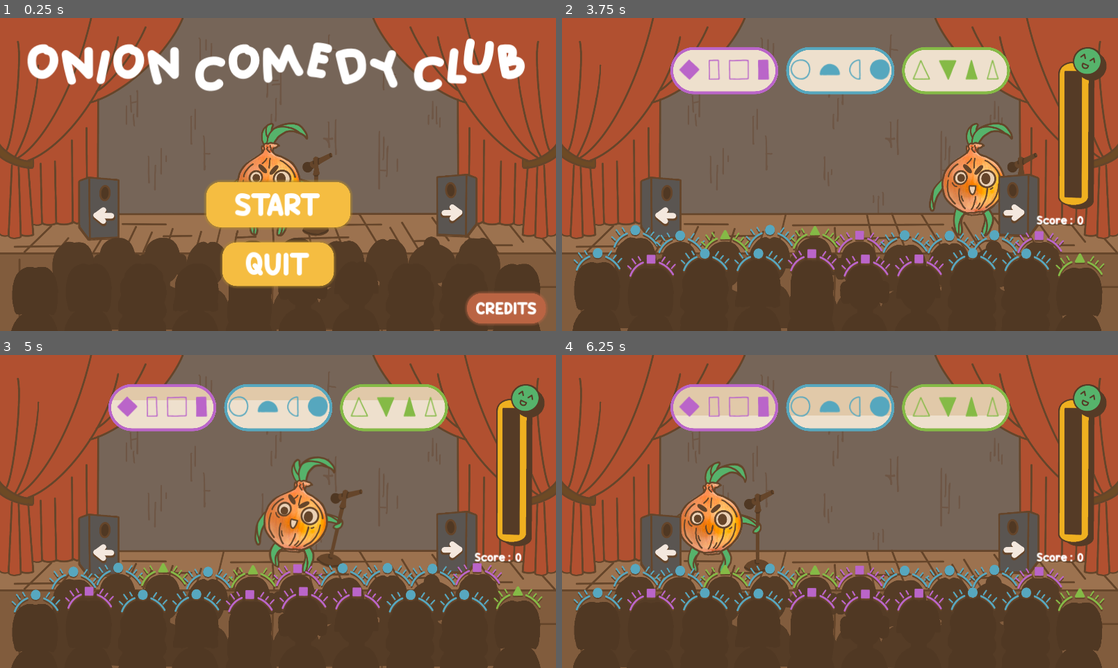
Above: before the commit, frames 1-4 (two rows, left to right).
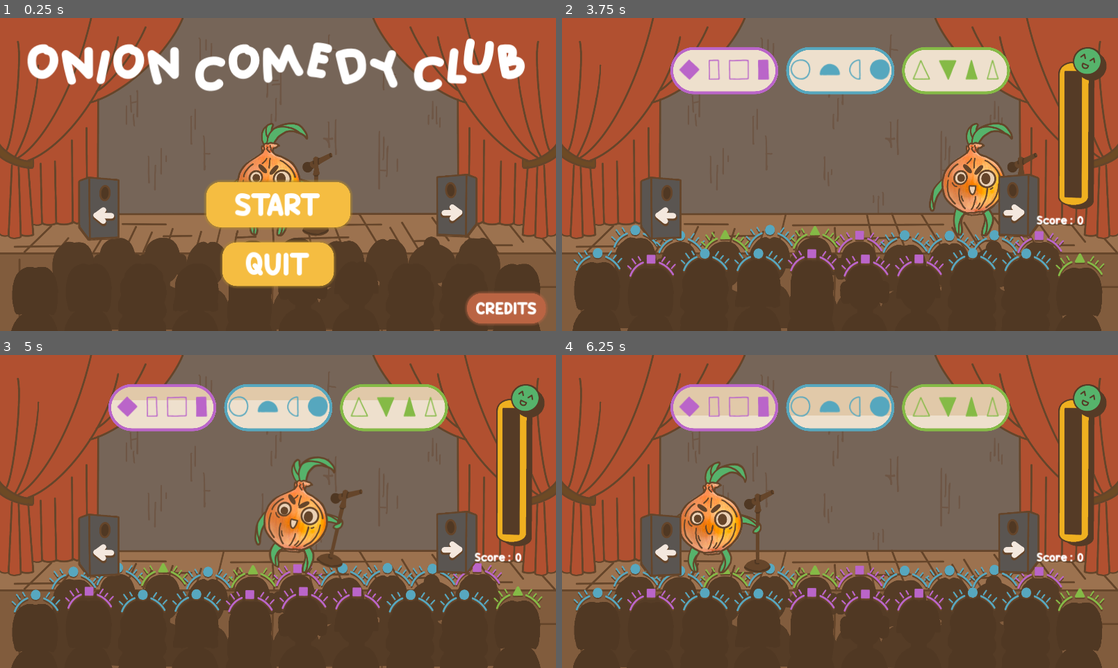
Above: after the commit, the same moments.

Repository: IridescenceFR/GlobalGameJam2024
Game: Godot game, scene res://Scenes/Main.tscn
Same seed, same stepped clock (60 frames per second), same inputs: the game is played once before the commit and once after it. Sound files missing from this copy of the repository are replaced by a short silence.
Inputs (mouse positions are in pixels of both pictures, inside the frame that each line leads up to):
- Up to frame 1 (0.25 s): no input
- Up to frame 2 (3.75 s): click "START" at 0.5 s; move the mouse to (962, 158) at 1.27 s; hold Right (move_right) 1.28-2.03 s; hold N (add_score) 1.28-2.03 s; move the mouse to (728, 190) at 2.02 s; hold Left (move_left) 2.03-2.78 s; tap N (add_score) at 2.1, 3.6 s; move the mouse to (895, 105) at 2.77 s; hold N (add_score) 2.78-3.53 s; hold Right (move_right) from 2.78 s (still down); move the mouse to (812, 237) at 3.52 s
- Up to frame 3 (5 s): move the mouse to (444, 558) at 4.27 s; release Right (move_right) at 4.28 s; hold Left (move_left) from 4.28 s (still down); hold N (add_score) from 4.28 s (still down)
- Up to frame 4 (6.25 s): keep holding Left (move_left); move the mouse to (673, 464) at 5.02 s; release N (add_score) at 5.03 s; tap N (add_score) at 5.1 s; move the mouse to (867, 511) at 5.77 s; hold N (add_score) from 5.78 s (still down)

The runs differ from the first frame. In frame 2, less than 0.1% of the frame differs, in the area x 15-84%, y 66-71%; in frame 3, 0.1%; in frame 4, 0.2%.

Commit message:
mise en page du Main

Diff:
--- a/Scenes/Main.tscn
+++ b/Scenes/Main.tscn
@@ -139,11 +139,13 @@
 stream = ExtResource("20_yy321")
 
 [node name="LeftSpeaker" type="AnimatedSprite2D" parent="." groups=["speakers"]]
+z_index = 5
 position = Vector2(343, 656)
 sprite_frames = SubResource("SpriteFrames_t4q7a")
 animation = &"warning"
 
 [node name="RightSpeaker" type="AnimatedSprite2D" parent="." groups=["speakers"]]
+z_index = 5
 position = Vector2(1576, 646)
 sprite_frames = SubResource("SpriteFrames_t4q7a")
 flip_h = true
--- a/Scenes/onion.tscn
+++ b/Scenes/onion.tscn
@@ -45,7 +45,7 @@
 height = 216.0
 
 [node name="Onion" type="CharacterBody2D"]
-z_index = -1
+z_index = 3
 z_as_relative = false
 script = ExtResource("1_tsmbn")
 metadata/_edit_group_ = true
--- a/Scenes/projector.tscn
+++ b/Scenes/projector.tscn
@@ -12,7 +12,7 @@
 metadata/_edit_group_ = true
 
 [node name="Sprite2D" type="Sprite2D" parent="."]
-z_index = 2
+z_index = 4
 position = Vector2(-1, 307.25)
 scale = Vector2(1, 1.20327)
 texture = ExtResource("2_r1lcc")
@@ -22,7 +22,7 @@
 shape = SubResource("RectangleShape2D_xb1cs")
 
 [node name="SpotlightConeback" type="Sprite2D" parent="."]
-z_index = -1
+z_index = 2
 position = Vector2(-3, 307.25)
 scale = Vector2(1, 1.20327)
 texture = ExtResource("3_mmghx")
--- a/Spectateur/Spectator.tscn
+++ b/Spectateur/Spectator.tscn
@@ -4,6 +4,7 @@
 [ext_resource type="Texture2D" uid="uid://bu18gg7lwj41s" path="res://Spectateur/Sprites/Spectateur1.png" id="2_1dyp0"]
 
 [node name="Spectator" type="Node2D"]
+z_index = 1
 script = ExtResource("1_5uy1o")
 idleSpeed = 20.0
 idleRange = 10
--- a/scripts/Main.gd
+++ b/scripts/Main.gd
@@ -21,7 +21,7 @@
 # signal qui demande au spectateur de montrer leur aura
 signal show_aura()
 # signal qui demande au spectateur de supprimer leur aura
-signal suppress_aura()
+signal destroy()
 
 # function qui se déclanche à la création de Main
 func _ready():
@@ -33,11 +33,6 @@
 		anim.animation = "default"
 		anim.play()
 
-func game_over():
-	$HUD.update_score(score)
-	$HUD.show_game_over()
-	suppress_aura.emit()
-
 
 func _on_hud_start_game():
 	score = 0
@@ -46,22 +41,6 @@
 	give_spectators_color()
 	spawn_bubble()
 
-func spawn_bubble():
-	randomize()
-	color_list.shuffle()
-	var pos_x = -186
-	for color in color_list:
-		var bubble_scene: PackedScene = preload("res://Scenes/bubble.tscn")
-		var bubble = bubble_scene.instantiate()
-		bubble.color = color
-		bubble.position = Vector2(560 + pos_x, 100)
-		bubble.connect_to_parent(self, color)
-		bubble.add_to_group("bubbles")
-		add_child(bubble)
-		pos_x += 400
-	$OutOfTimeTimer.start()
-	round_number += 1
-	$VoiceLine.play()
 
 func give_spectators_color():
 	var random = RandomNumberGenerator.new()
@@ -92,14 +71,12 @@
 		spectators_array[i].index_newAura = color_array[i]
 	show_aura.emit()
 
-func remove_spectators_color():
-	suppress_aura.emit()
 
 func _on_bubble_player_joke(color):
 	# DISABLE DES RÉPONSES
 	$VoiceLine.stop()
-	var array_of_nodes = get_tree().get_nodes_in_group("bubbles")
-	for b in array_of_nodes:
+	var array_of_bubbles = get_tree().get_nodes_in_group("bubbles")
+	for b in array_of_bubbles:
 		b.disabled = true
 
 	# CALCULE DU SCORE
@@ -125,13 +102,15 @@
 	# START NEW ROUND
 	$NewJokeTimer.start()
 
+
+func _on_out_of_time_timer_timeout():
+	$NothingLine.play()
+	_on_start_new_round()
+
+
 func _on_start_new_round():
-	remove_spectators_color()
-
-	# SUPPRESSION DES ANCIENNES RÉPONSES
-	var array_of_nodes = get_tree().get_nodes_in_group("bubbles")
-	for b in array_of_nodes:
-		b.queue_free()
+	# Supprime les Bulles et l'Aura des spectateurs
+	destroy.emit()
 
 	# CACHE LE SCORE
 	if round_number != 10:
@@ -143,6 +122,7 @@
 				for anim: AnimatedSprite2D in speakers:
 					anim.animation = "warning"
 
+
 func _on_breathe_between_jokes_timer_timeout():
 	# RESTART DES BULLES + SPECTATOR
 	give_spectators_color()
@@ -153,6 +133,39 @@
 		add_child(create_spotlight())
 		$SpotlightTimer.start()
 
+
+func game_over():
+	$HUD.update_score(score)
+	$HUD.show_game_over()
+	destroy.emit()
+
+
+################################################################################
+##########                        BUBBLES                             ##########
+################################################################################
+
+func spawn_bubble():
+	randomize()
+	color_list.shuffle()
+	var pos_x = -186
+	for color in color_list:
+		var bubble_scene: PackedScene = preload("res://Scenes/bubble.tscn")
+		var bubble = bubble_scene.instantiate()
+		bubble.color = color
+		bubble.position = Vector2(560 + pos_x, 100)
+		bubble.connect_to_parent(self, color)
+		destroy.connect(bubble.be_free)
+		bubble.add_to_group("bubbles")
+		add_child(bubble)
+		pos_x += 400
+	$OutOfTimeTimer.start()
+	round_number += 1
+	$VoiceLine.play()
+
+################################################################################
+##########                        SPECTATOR                           ##########
+################################################################################
+
 func create_spectators():
 	var newPos : Vector2 = Vector2(250, 920)
 	var spectator_scene : PackedScene = load("res://Spectateur/Spectator.tscn")
@@ -164,7 +177,7 @@
 		spectators_array.push_back(newSpec)
 		add_child(newSpec)
 		show_aura.connect(newSpec.show_aura)
-		suppress_aura.connect(newSpec.suppress_aura)
+		destroy.connect(newSpec.suppress_aura)
 		newPos.x += 155
 
 	newPos = Vector2(120, 1000)
@@ -176,7 +189,7 @@
 		spectators_array.push_back(newSpec)
 		add_child(newSpec)
 		show_aura.connect(newSpec.show_aura)
-		suppress_aura.connect(newSpec.suppress_aura)
+		destroy.connect(newSpec.suppress_aura)
 		newPos.x += 185
 
 ################################################################################
@@ -203,6 +216,7 @@
 		game_over()
 	else:
 		$BreatheBetweenJokesTimer.start()
+
 
 func _on_spotlight_score_timer_timeout():
 	if under_spotlight:
@@ -259,8 +273,3 @@
 	newScore.score = scoring
 	newScore.position = pos
 	add_child(newScore)
-
-
-func _on_out_of_time_timer_timeout():
-	$NothingLine.play()
-	_on_start_new_round()
--- a/scripts/bubble.gd
+++ b/scripts/bubble.gd
@@ -43,3 +43,6 @@
 		self.add_theme_stylebox_override("normal", new_stylebox_normal)
 	if (parent) :
 		self.player_joke.connect(parent._on_bubble_player_joke)
+
+func be_free():
+	queue_free()
